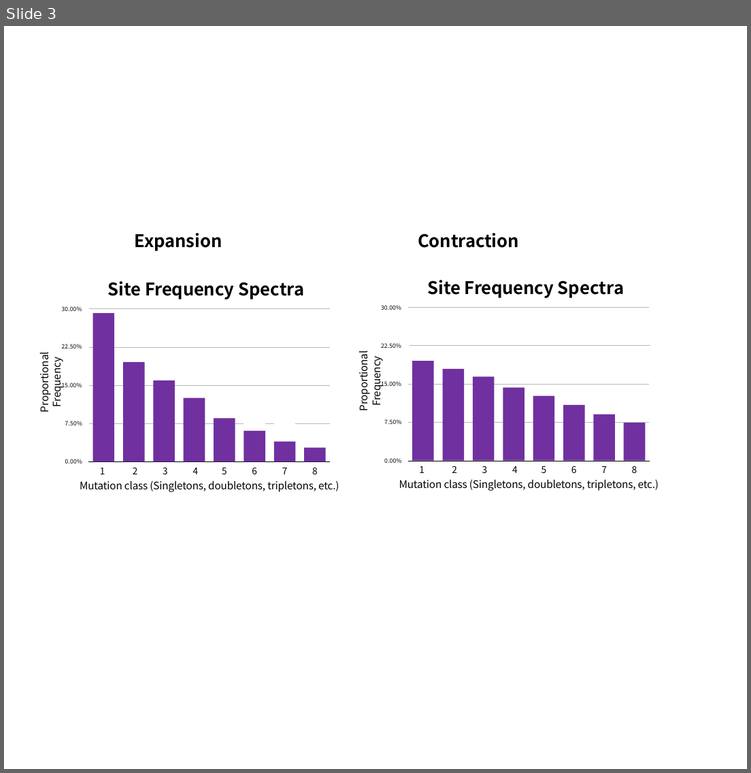
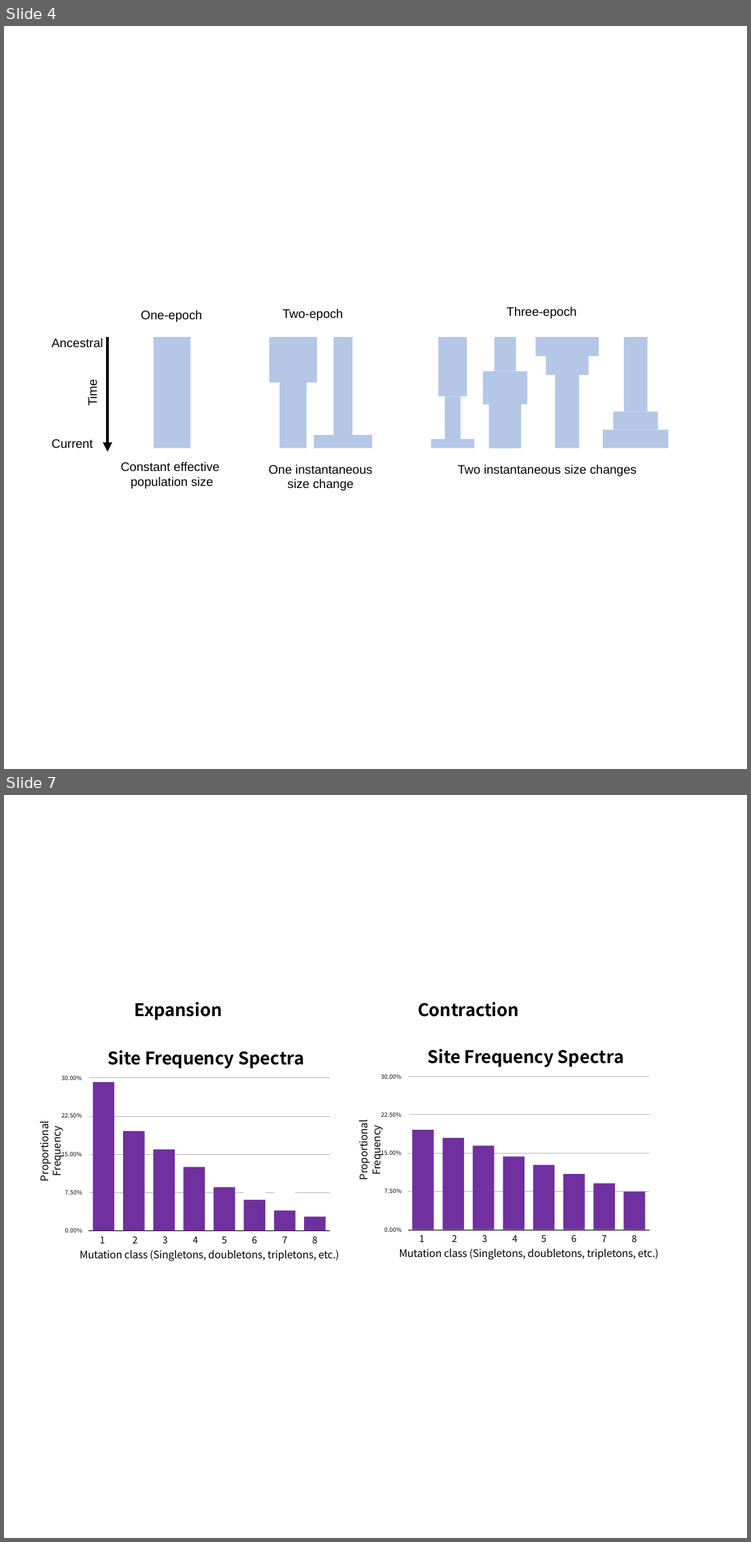
Before and after one commit to jon-mah/demo_for_ccgb, a slide deck: Summary/figures.pptx. Shown one above the other, each under a label of ours: slide 3 before the commit, slides 4 and 7 after it; the slides between them are not shown. The pictures are 751x773 and 751x1542 pixels, drawn with LibreOffice and Linux fonts; fonts in the diff are those of the drawing. Boxes give left, top, right and bottom in pixels: in the first picture for what was removed or moved away, otherwise in the second. Text is boxed around its words. In the diff, an @@ line names an element or a change of style, - is before the commit and + after.

```diff
--- a/Summary/figures.pptx
+++ b/Summary/figures.pptx
@@ slide 4 added at bbox=[4, 26, 747, 769], background #FFFFFF @@
@@ text added at bbox=[141, 310, 202, 322], 24 pt, text #000000 @@
+One-epoch
@@ text added at bbox=[282, 308, 343, 320], 24 pt, text #000000 @@
+Two-epoch
@@ text added at bbox=[507, 306, 577, 318], 24 pt, text #000000 @@
+Three-epoch
@@ text added at bbox=[52, 337, 103, 347], 24 pt, text #000000 @@
+Ancestral
@@ arrow added from (107, 337) to (107, 452), #000000 6 pt @@
@@ rectangle added at bbox=[153, 337, 190, 448], fill #B4C7E7 @@
@@ rectangle added at bbox=[269, 337, 317, 382], fill #B4C7E7 @@
@@ rectangle added at bbox=[333, 337, 352, 435], fill #B4C7E7 @@
@@ rectangle added at bbox=[438, 337, 466, 396], fill #B4C7E7 @@
@@ rectangle added at bbox=[494, 337, 515, 371], fill #B4C7E7 @@
@@ rectangle added at bbox=[535, 337, 598, 356], fill #B4C7E7 @@
@@ rectangle added at bbox=[623, 337, 647, 412], fill #B4C7E7 @@
@@ rectangle added at bbox=[483, 371, 527, 404], fill #B4C7E7 @@
@@ rectangle added at bbox=[545, 356, 588, 375], fill #B4C7E7 @@
@@ text added at bbox=[86, 382, 99, 405], 24 pt, text #000000 @@
+Time
@@ rectangle added at bbox=[279, 382, 306, 448], fill #B4C7E7 @@
@@ rectangle added at bbox=[555, 373, 579, 448], fill #B4C7E7 @@
@@ rectangle added at bbox=[445, 396, 460, 439], fill #B4C7E7 @@
@@ rectangle added at bbox=[489, 404, 521, 448], fill #B4C7E7 @@
@@ rectangle added at bbox=[613, 412, 657, 430], fill #B4C7E7 @@
@@ rectangle added at bbox=[602, 430, 668, 448], fill #B4C7E7 @@
@@ text added at bbox=[52, 439, 93, 448], 24 pt, text #000000 @@
+Current
@@ rectangle added at bbox=[313, 435, 372, 448], fill #B4C7E7 @@
@@ rectangle added at bbox=[430, 439, 474, 448], fill #B4C7E7 @@
@@ text added at bbox=[121, 461, 219, 488], 24 pt, text #000000 @@
+Constant effective
+population size
@@ text added at bbox=[269, 464, 372, 490], 24 pt, text #000000 @@
+One instantaneous size change
@@ text added at bbox=[458, 464, 636, 476], 24 pt, text #000000 @@
+Two instantaneous size changes
@@ what was slide 3 is now slide 7 @@
```
Also in this commit, not shown: 2 slides changed, 4 other slides added, 1 slide removed, 40 other files.
